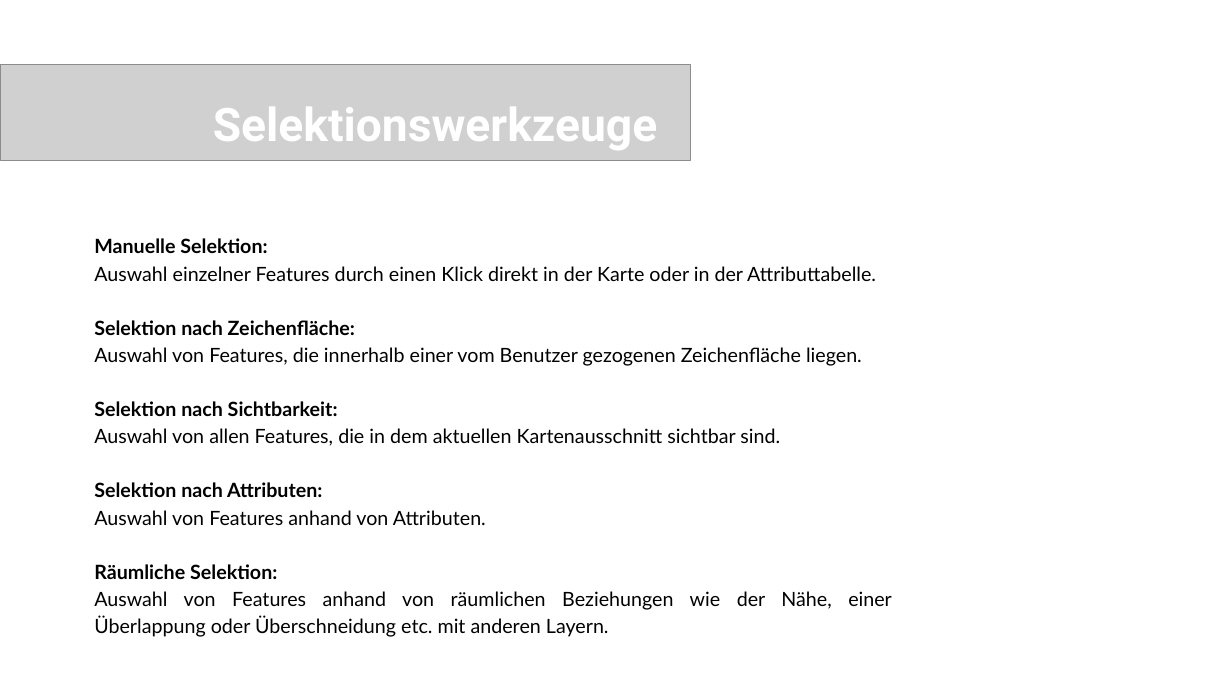
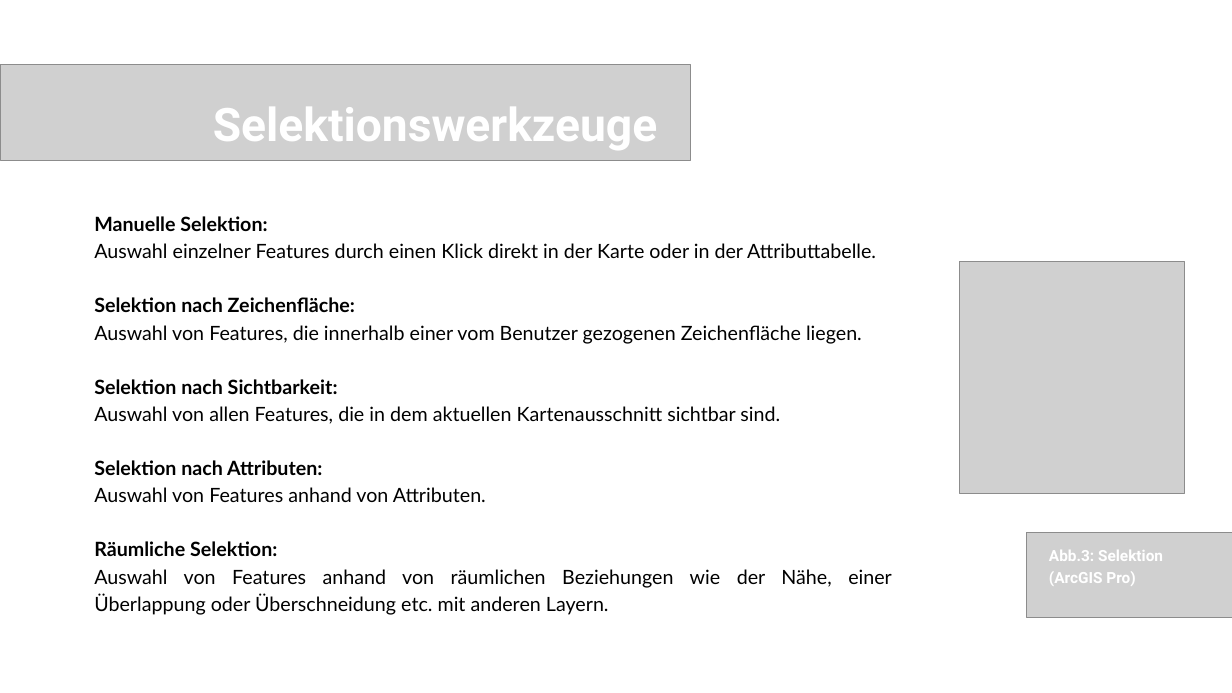
Before and after one commit to oer4sdi/OER-EinfuehrungGeoinformatik, a slide deck: slide 6 of Single_Learning_Element/Powerpoint/3_DigitalisierenSelektierenManipulieren_ppt/Presentation_DigiSelektiMani.pptx. Drawn at 1232x693 pixels with LibreOffice and Linux fonts; fonts in the diff are those of the drawing; grey boxes stand for pictures. Boxes give left, top, right and bottom in pixels: in the first picture for what was removed or moved away, otherwise in the second. Text is boxed around its words. In the diff, an @@ line names an element or a change of style, - is before the commit and + after.

```diff
--- a/Single_Learning_Element/Powerpoint/3_DigitalisierenSelektierenManipulieren_ppt/Presentation_DigiSelektiMani.pptx
+++ b/Single_Learning_Element/Powerpoint/3_DigitalisierenSelektierenManipulieren_ppt/Presentation_DigiSelektiMani.pptx
@@ text "Manuelle Selektion:" rewrapped from (94, 238, 892, 610) to (94, 216, 892, 615) @@
@@ picture added at (960, 261, 1185, 493) @@
@@ picture added at (1027, 533, 1232, 618) @@
@@ text added at (1049, 550, 1163, 586), 18 pt, text #FFFFFF, bold @@
+Abb.3: Selektion
+(ArcGIS Pro)
```
Also in this commit, not shown: 4 other slides changed, 5 slides added, 1 slide removed, 20 other files.
